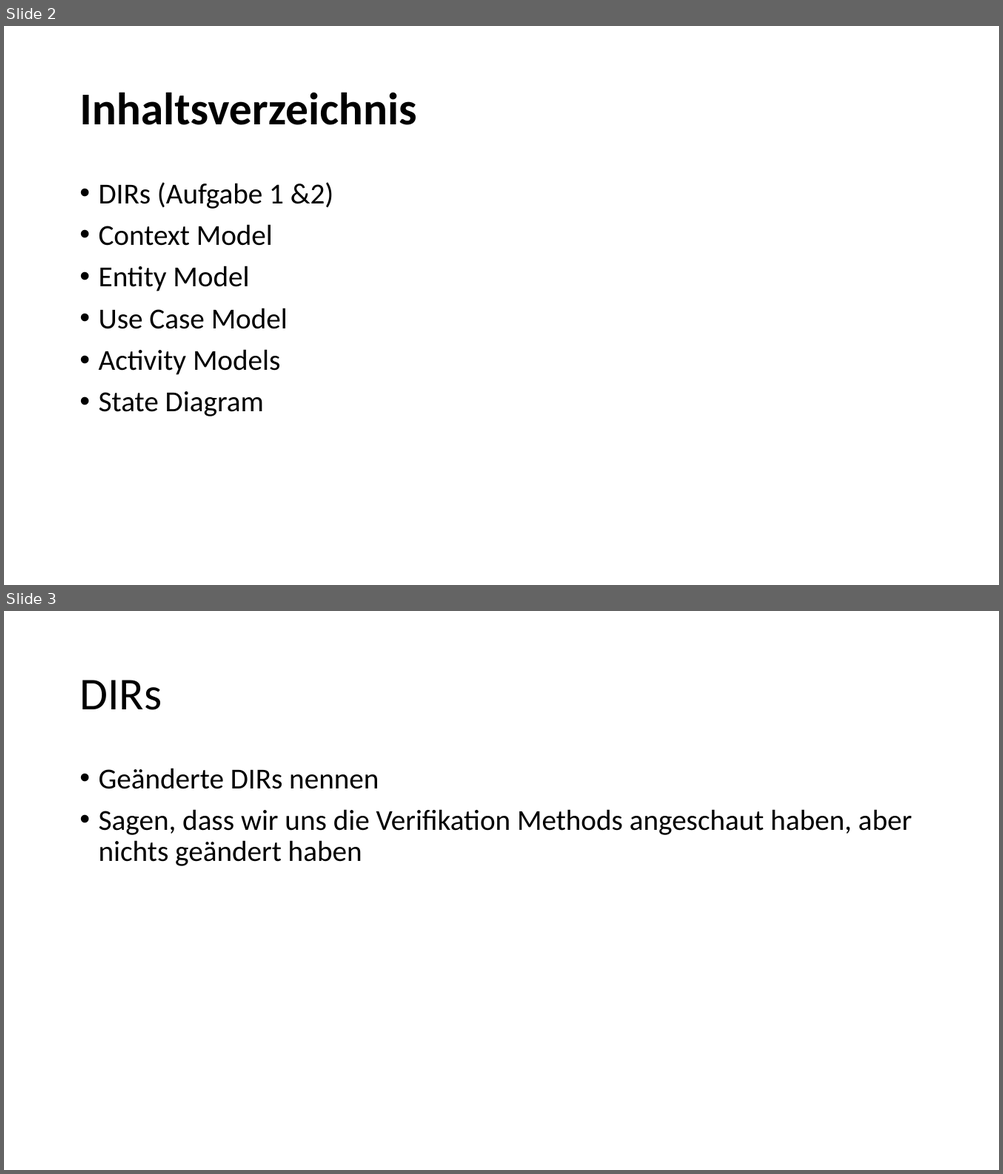
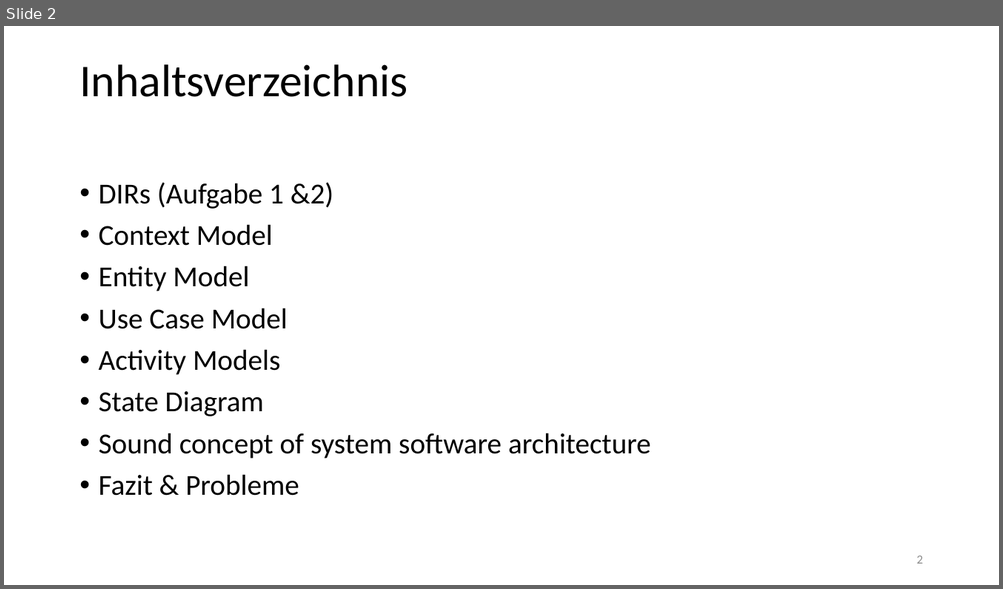
Before and after one commit to sid115/se-lab2, a slide deck: assets/presentation/presentation.pptx. Shown one above the other, each under a label of ours: slides 2 and 3 before the commit, slide 2 after it. The pictures are 1003x1174 and 1003x589 pixels, drawn with LibreOffice and Linux fonts; fonts in the diff are those of the drawing. Boxes give left, top, right and bottom in pixels: in the first picture for what was removed or moved away, otherwise in the second. Text is boxed around its words. In the diff, an @@ line names an element or a change of style, - is before the commit and + after.

```diff
--- a/assets/presentation/presentation.pptx
+++ b/assets/presentation/presentation.pptx
@@ slide 3 removed at bbox=[4, 611, 999, 1170], background #FFFFFF @@
@@ title removed at bbox=[79, 680, 162, 710] @@
-DIRs
@@ text removed at bbox=[99, 768, 911, 866] @@
-• Geänderte DIRs nennen
-• Sagen, dass wir uns die Verifikation Methods angeschaut haben, aber nichts geändert haben
@@ slide 2 changed as well @@
@@ title "Inhaltsverzeichnis": place and size @@
-title "Inhaltsverzeichnis" at bbox=[79, 92, 416, 125]
+title "Inhaltsverzeichnis" at bbox=[79, 64, 407, 97]
@@ title "Inhaltsverzeichnis" at bbox=[79, 64, 407, 97]: bold off @@
@@ text at bbox=[99, 433, 651, 496]: paragraphs added @@
+• Sound concept of system software architecture
+• Fazit & Probleme
@@ page number added at bbox=[916, 556, 922, 564], 12 pt, text #8C8C8C @@
+2
```
Also in this commit, not shown: 2 other slides changed, 9 slides added, 4 other slides removed, 8 other files.
